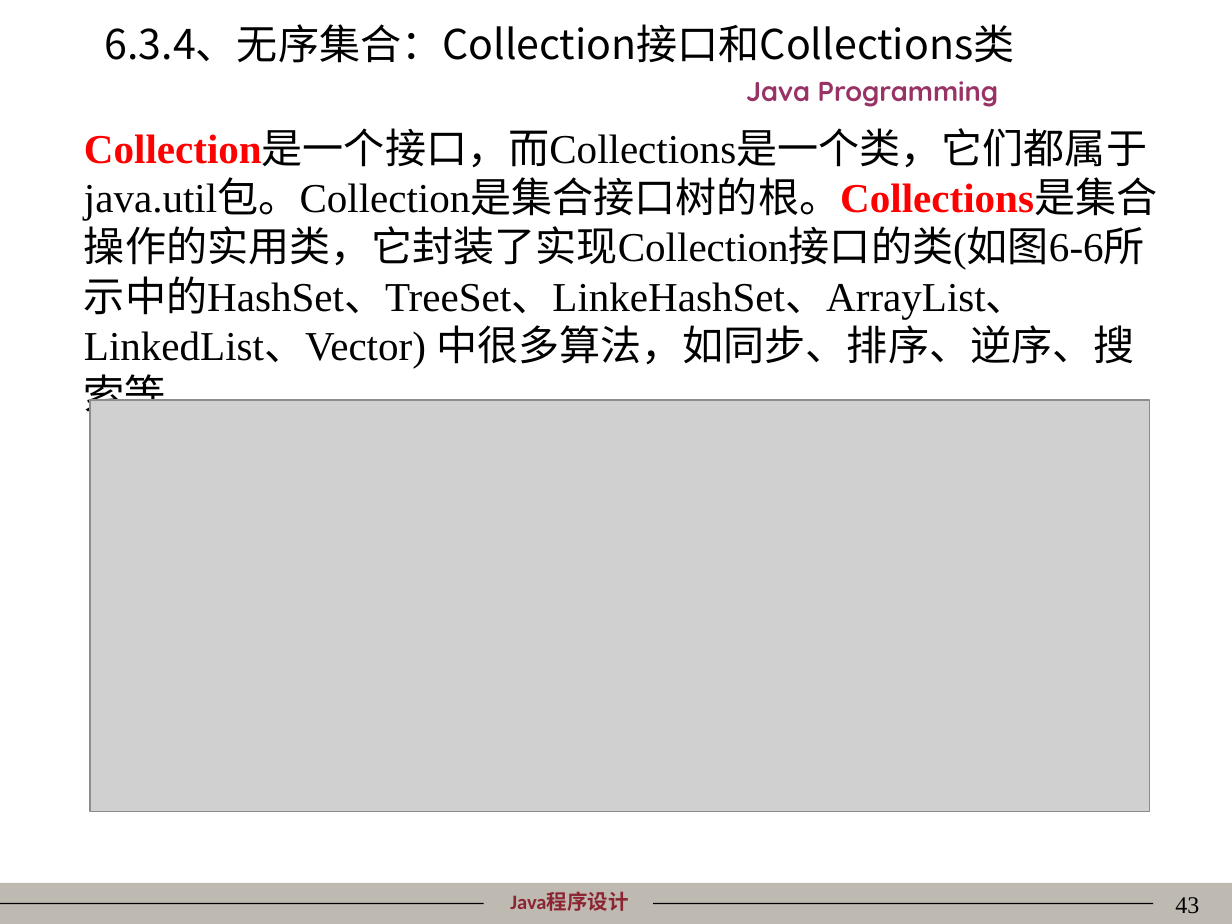
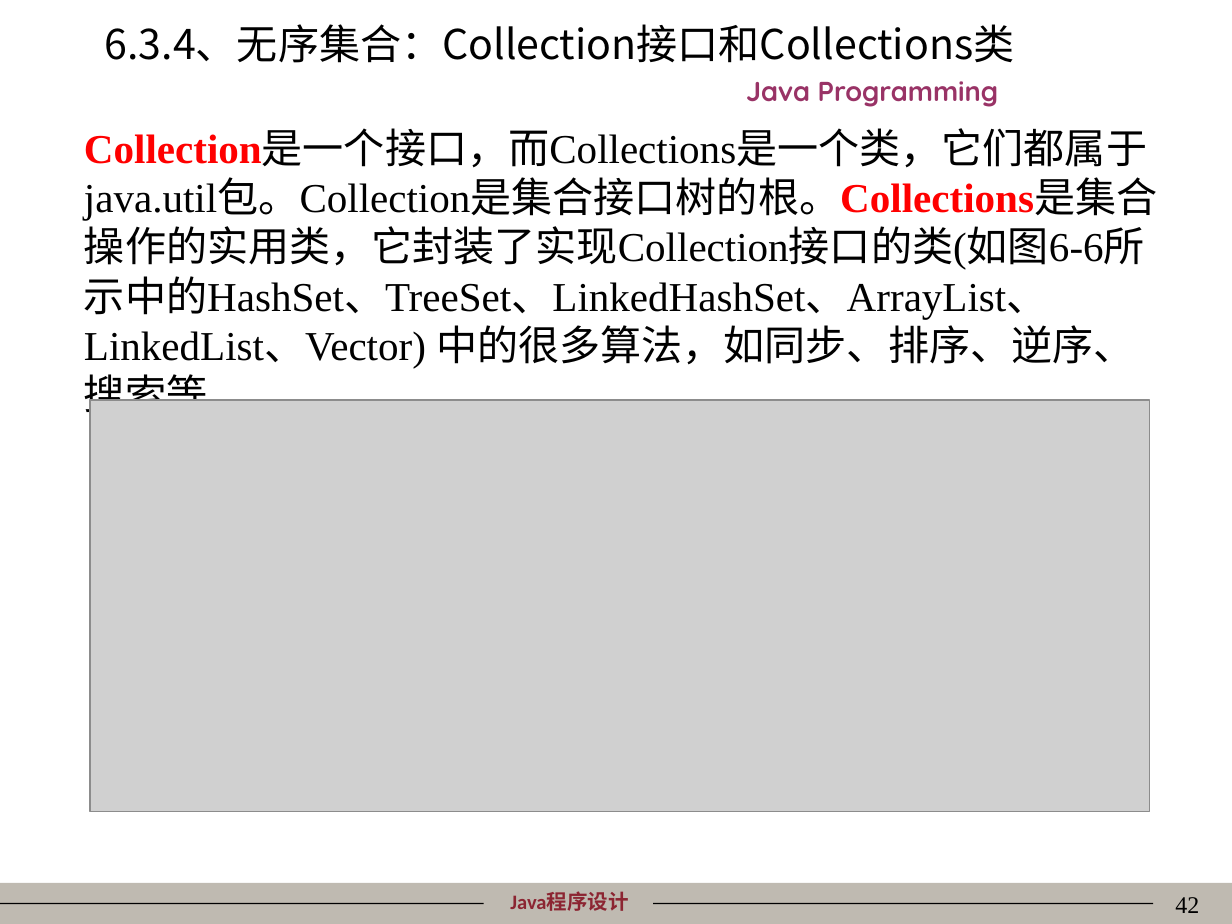
Before and after one commit to mordeky/Java, a slide deck: slide 42 of PPT/06Java常用类及接口.ppt (slide 43 before the commit). Drawn at 1232x924 pixels with LibreOffice and Linux fonts; fonts in the diff are those of the drawing; grey boxes stand for pictures; background and template pictures are left out. Boxes give left, top, right and bottom in pixels: in the first picture for what was removed or moved away, otherwise in the second. Text is boxed around its words. In the diff, an @@ line names an element or a change of style, - is before the commit and + after.

```diff
--- a/PPT/06Java常用类及接口.ppt
+++ b/PPT/06Java常用类及接口.ppt
@@ text at [84, 131, 1157, 420]: text changed @@
-Collection是一个接口，而Collections是一个类，它们都属于java.util包。Collection是集合接口树的根。Collections是集合操作的实用类，它封装了实现Collection接口的类(如图6-6所示中的HashSet、TreeSet、LinkeHashSet、ArrayList、LinkedList、Vector) 中很多算法，如同步、排序、逆序、搜索等。
+Collection是一个接口，而Collections是一个类，它们都属于java.util包。Collection是集合接口树的根。Collections是集合操作的实用类，它封装了实现Collection接口的类(如图6-6所示中的HashSet、TreeSet、LinkedHashSet、ArrayList、LinkedList、Vector) 中的很多算法，如同步、排序、逆序、搜索等。
@@ page number at [1175, 897, 1199, 913]: text changed @@
-43
+42
```
Also in this commit, not shown: 26 other slides changed, 1 slide added, 2 slides removed, 43 other files.
